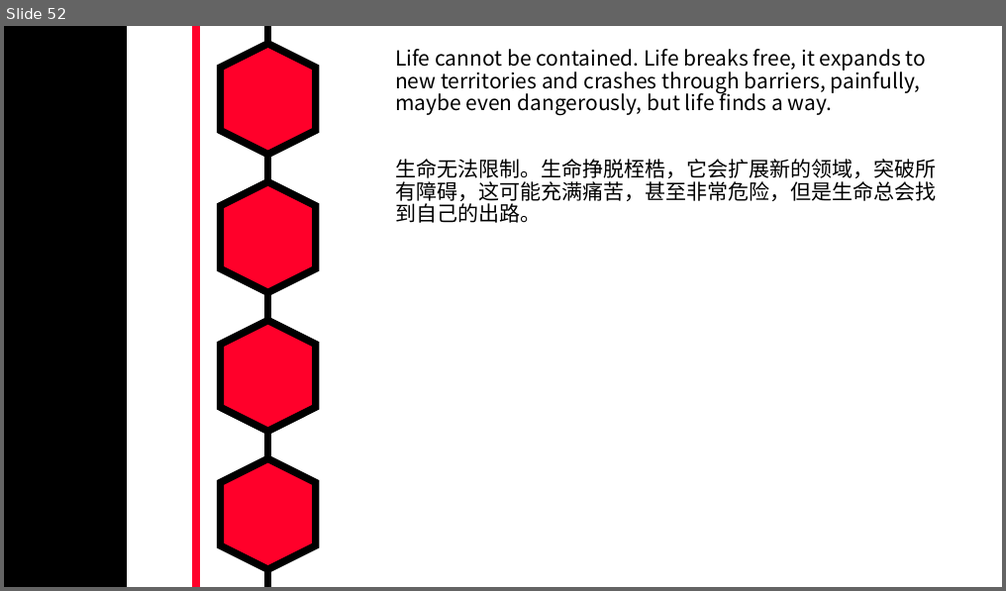
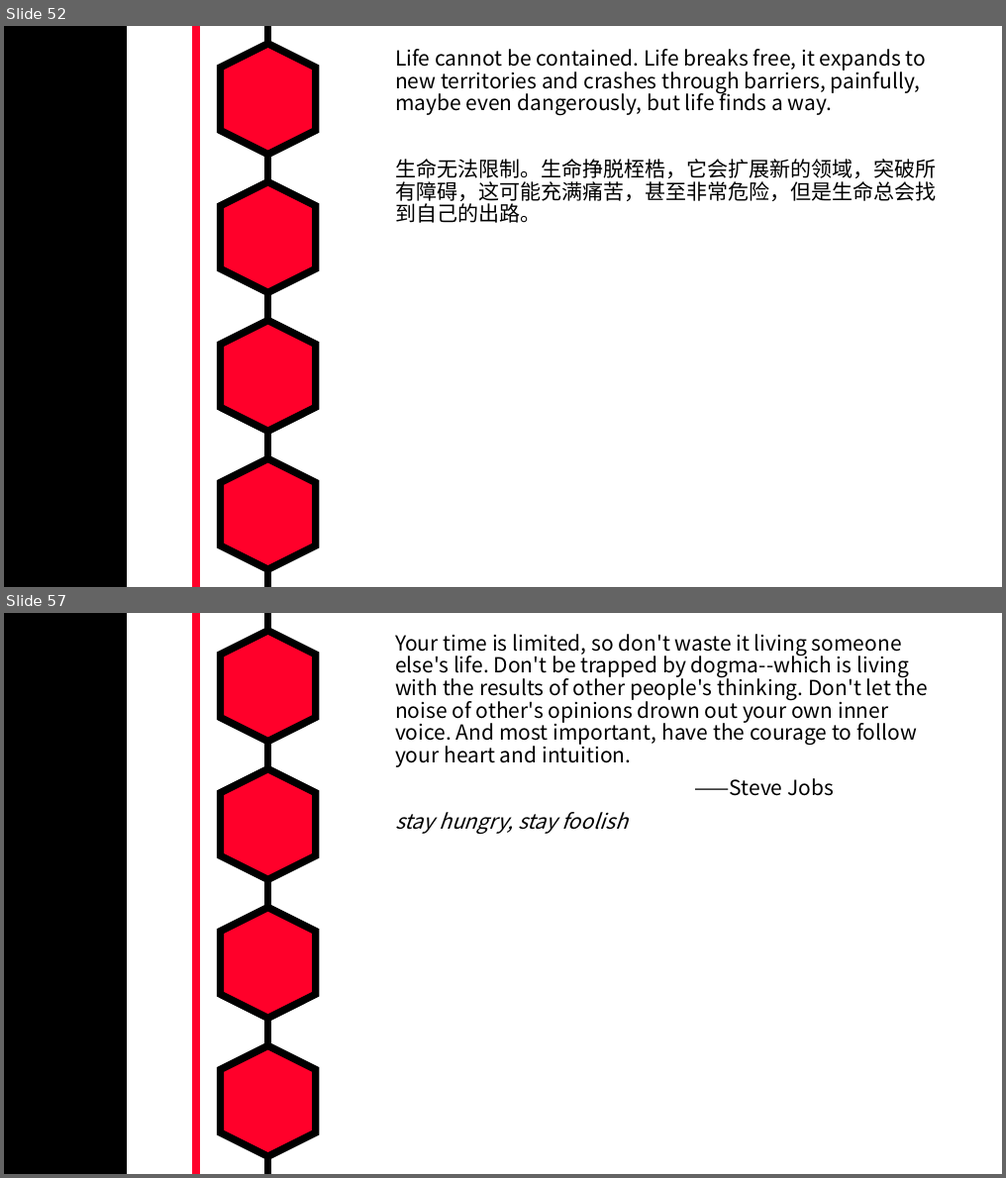
Before and after one commit to MarkShen1992/PPT-template, a slide deck: morning reading/iridescent english sentenses.pptx. Shown one above the other, each under a label of ours: slide 52 before the commit, slides 52 and 57 after it; the slides between them are not shown. The pictures are 1006x591 and 1006x1178 pixels, drawn with LibreOffice and Linux fonts; fonts in the diff are those of the drawing. Boxes give left, top, right and bottom in pixels: in the first picture for what was removed or moved away, otherwise in the second. Text is boxed around its words. In the diff, an @@ line names an element or a change of style, - is before the commit and + after.

```diff
--- a/morning reading/iridescent english sentenses.pptx
+++ b/morning reading/iridescent english sentenses.pptx
@@ slide 57 added at [4, 613, 1002, 1174], background #FFFFFF; not listed: 7 template elements that a slide beside it also shows @@
@@ text added at [395, 634, 928, 834], 20 pt, text #000000 @@
+Your time is limited, so don't waste it living someone else's life. Don't be trapped by dogma--which is living with the results of other people's thinking. Don't let the noise of other's opinions drown out your own inner voice. And most important, have the courage to follow your heart and intuition.
+——Steve Jobs
+stay hungry, stay foolish
```
Also in this commit, not shown: 7 other slides added.
